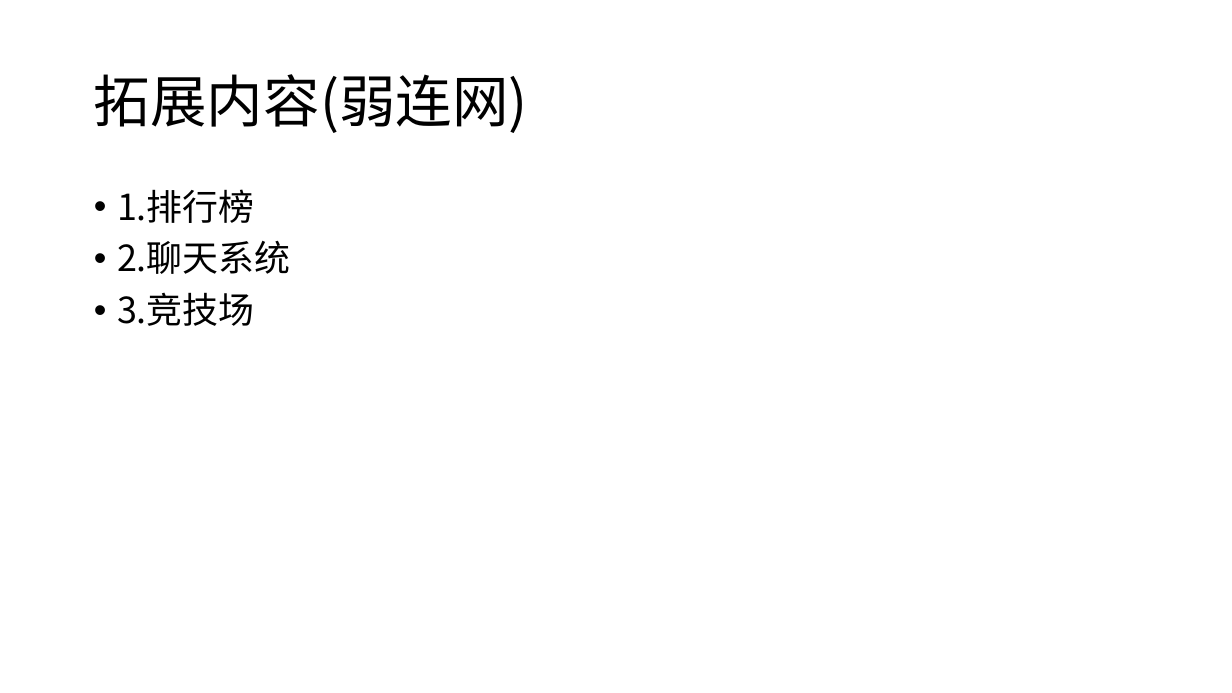
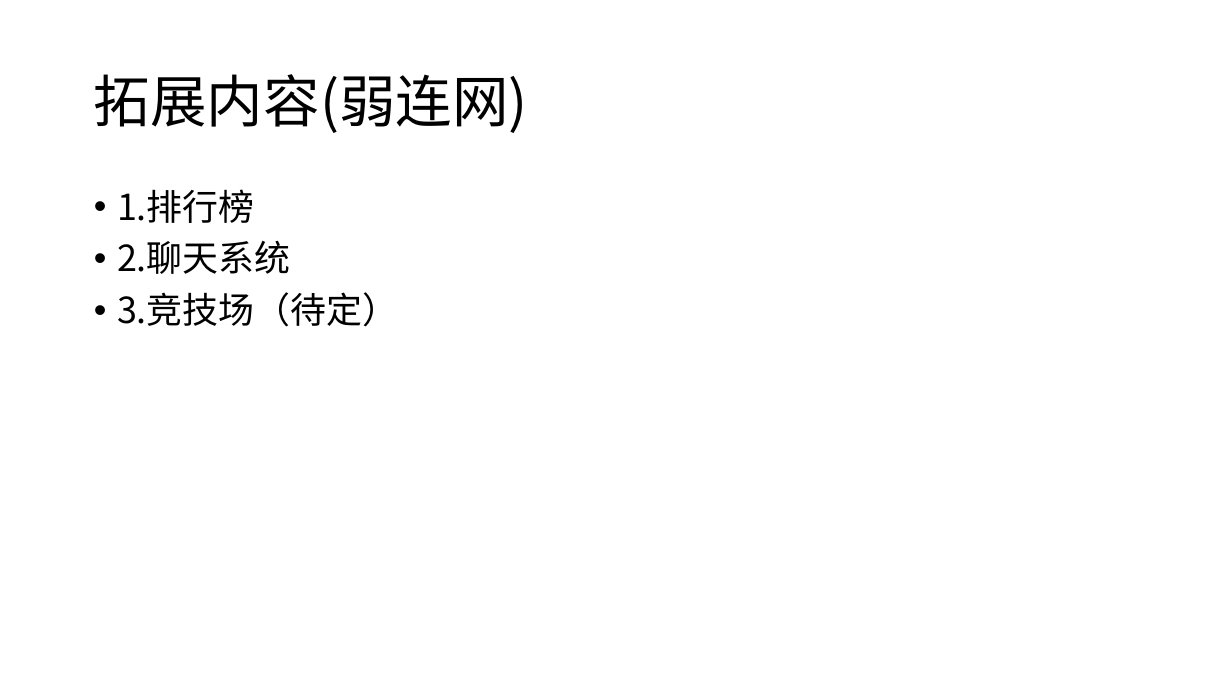
Before and after one commit to qq79402005/td, a slide deck: slide 8 of design/开发文档/GDD/十页说明书.pptx. Drawn at 1232x693 pixels with LibreOffice and Linux fonts; fonts in the diff are those of the drawing. Boxes give left, top, right and bottom in pixels: in the first picture for what was removed or moved away, otherwise in the second. Text is boxed around its words. In the diff, an @@ line names an element or a change of style, - is before the commit and + after.

```diff
--- a/design/开发文档/GDD/十页说明书.pptx
+++ b/design/开发文档/GDD/十页说明书.pptx
@@ text at <box>117,292,398,327</box>: text changed @@
-• 3.竞技场
+• 3.竞技场（待定）
```
Also in this commit, not shown: 3 other slides changed, 1 slide added, 1 slide removed, 1 other file.
